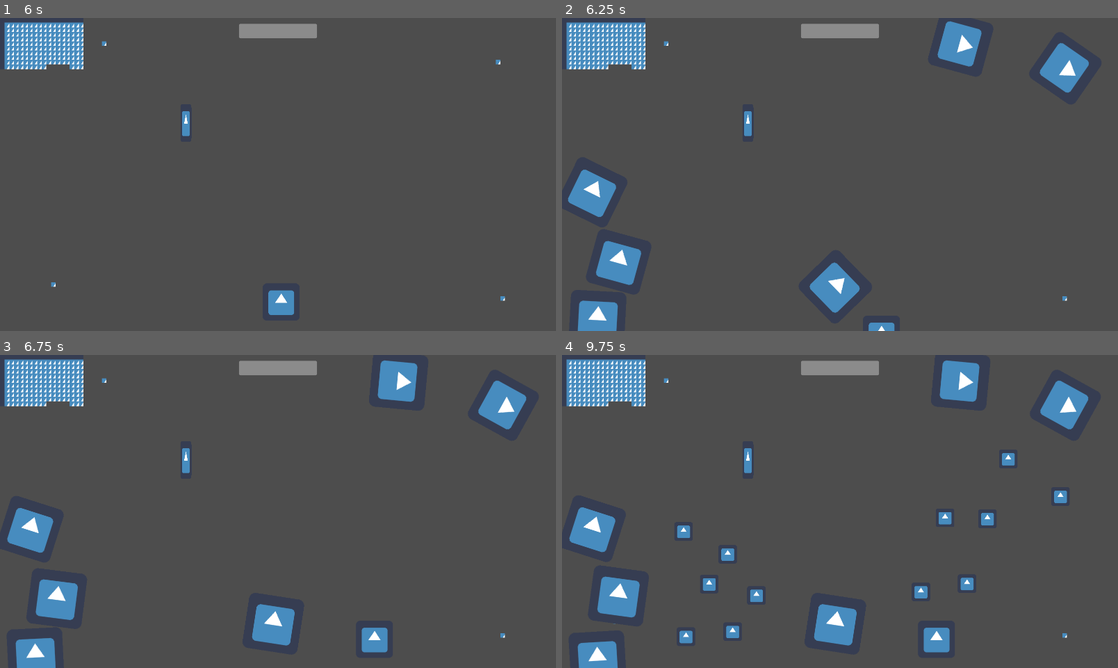
Above: before the commit, frames 1-4 (two rows, left to right).
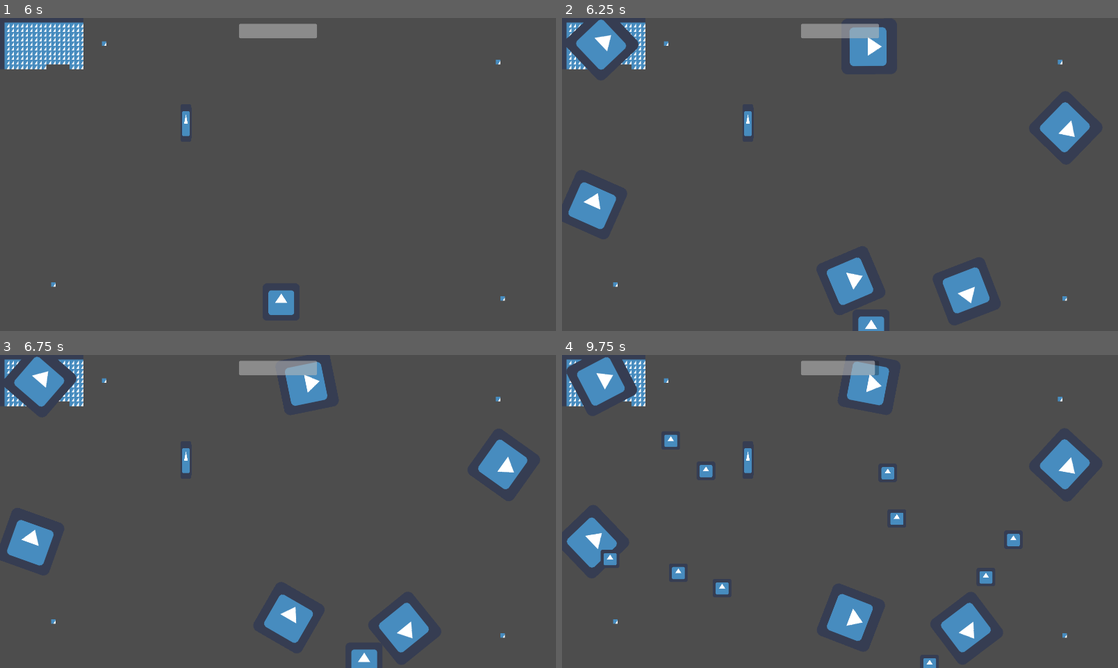
Above: after the commit, the same moments.

Repository: FeniXb3/LaughArena
Game: Godot game, scene res://Scenes/game.tscn
Same seed, same stepped clock (60 frames per second), same inputs: the game is played once before the commit and once after it. Before the commit the project starts from res://Scenes/bulletHellMap.tscn. The engine's default icon, where the game draws it, is replaced by a stand-in: a white triangle on a blue panel in a dark square.
Inputs (mouse positions are in pixels of both pictures, inside the frame that each line leads up to):
- Up to frame 1 (6 s): tap Enter (ui_accept) at 0.5, 0.77, 1.52, 3.02, 3.77, 4.52 s; move the mouse to (400, 158) at 0.52 s; hold D (move_right) 0.53-1.28 s; tap Keypad 0 (Shoot) every 0.75 s from 0.6 to 5.85 s; click (400, 158) at 0.67 s; move the mouse to (166, 190) at 1.27 s; hold S (move_down) 1.28-2.03 s; move the mouse to (333, 105) at 2.02 s; hold D (move_right) 2.03-2.78 s; move the mouse to (250, 237) at 2.77 s; hold W (move_up) 2.78-3.53 s; click (250, 237) at 2.92 s; move the mouse to (444, 221) at 3.52 s; hold A (move_left) 3.53-5.03 s; move the mouse to (111, 127) at 4.27 s; move the mouse to (305, 174) at 5.02 s; hold S (move_down) 5.03-5.78 s; click (305, 174) at 5.17 s; move the mouse to (194, 96) at 5.77 s; hold D (move_right) from 5.78 s (still down)
- Up to frame 2 (6.25 s): keep holding D (move_right); tap Enter (ui_accept) at 6.02 s
- Up to frame 3 (6.75 s): move the mouse to (400, 495) at 6.52 s; release D (move_right) at 6.53 s; hold W (move_up) from 6.53 s (still down); tap Keypad 0 (Shoot) at 6.6 s
- Up to frame 4 (9.75 s): tap Enter (ui_accept) at 6.77, 7.52, 9.02 s; move the mouse to (728, 527) at 7.27 s; release W (move_up) at 7.28 s; hold D (move_right) 7.28-8.03 s; tap Keypad 0 (Shoot) every 0.75 s from 7.35 to 9.6 s; click (728, 527) at 7.42 s; move the mouse to (895, 442) at 8.02 s; hold S (move_down) 8.03-8.78 s; move the mouse to (812, 574) at 8.77 s; hold A (move_left) 8.78-9.53 s; move the mouse to (1006, 558) at 9.52 s; hold W (move_up) from 9.53 s (still down); click (1006, 558) at 9.67 s

Frame 1 is identical in both runs. In frame 2, 8.6% of the frame differs, in the area x 0-95%, y 0-100%; in frame 3, 9.0%; in frame 4, 11%.

Commit message:
Set scene with menus as main scene

Diff:
--- a/Scenes/game.tscn
+++ b/Scenes/game.tscn
@@ -8,6 +8,7 @@
 
 [node name="Game" type="Node2D"]
 script = ExtResource("1_ue7yx")
+ommit_start_menu = true
 level_scene = ExtResource("3_yo86o")
 
 [node name="LevelParent" type="Node" parent="."]
--- a/Scripts/game.gd
+++ b/Scripts/game.gd
@@ -1,5 +1,6 @@
 extends Node2D
 
+@export var ommit_start_menu = false
 @export var level_scene : PackedScene
 @onready var menu_layer = $MenuLayer
 @onready var main_menu = %MainMenu
@@ -11,6 +12,9 @@
 
 func _ready():
 	SignalBus.game_over.connect(_on_game_over)
+
+	if ommit_start_menu:
+		_on_main_menu_start_game_pressed()
 
 func _input(event):
 	if (event.is_action_pressed("ui_cancel") or event.is_action_pressed("pause")) and not pause_menu.visible:
--- a/project.godot
+++ b/project.godot
@@ -11,7 +11,7 @@
 [application]
 
 config/name="SmileFactory"
-run/main_scene="res://Scenes/bulletHellMap.tscn"
+run/main_scene="res://Scenes/game.tscn"
 config/features=PackedStringArray("4.2")
 config/icon="res://icon.png"
 
